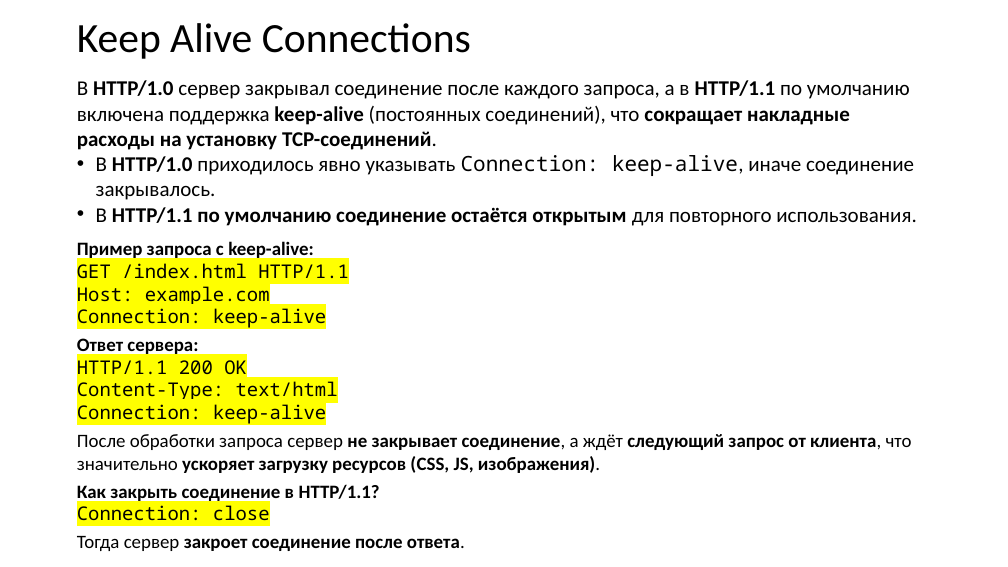
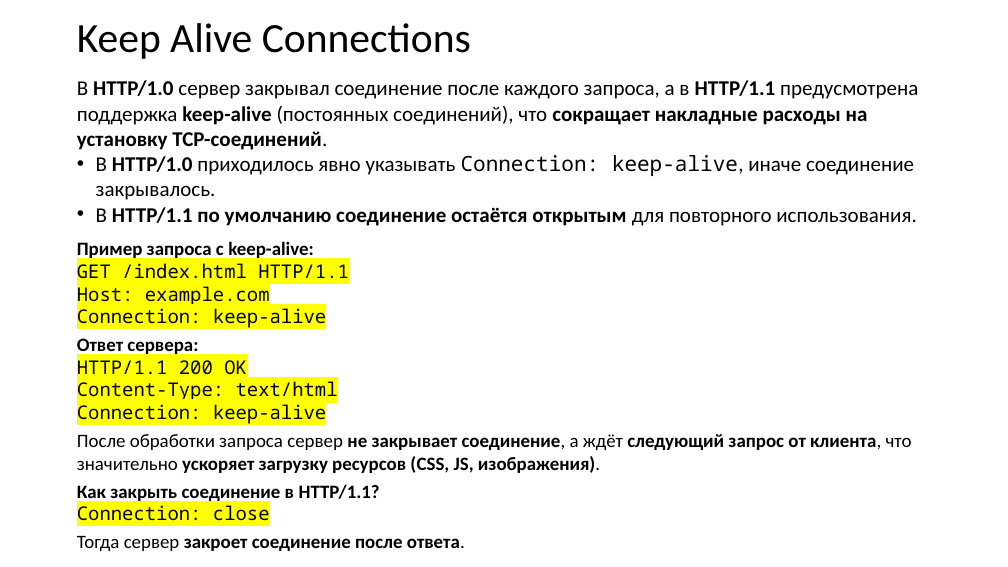
Before and after one commit to xtrueman/network_programming, a slide deck: slide 37 of HTTP-proto.pptx (slide 35 before the commit). Drawn at 1008x567 pixels with LibreOffice and Linux fonts; fonts in the diff are those of the drawing. Boxes give left, top, right and bottom in pixels: in the first picture for what was removed or moved away, otherwise in the second. Text is boxed around its words. In the diff, an @@ line names an element or a change of style, - is before the commit and + after.

Commit message:
HTTP

```diff
--- a/HTTP-proto.pptx
+++ b/HTTP-proto.pptx
@@ text at [77, 80, 918, 150]: text changed @@
-В HTTP/1.0 сервер закрывал соединение после каждого запроса, а в HTTP/1.1 по умолчанию включена поддержка keep-alive (постоянных соединений), что сокращает накладные расходы на установку TCP-соединений.
+В HTTP/1.0 сервер закрывал соединение после каждого запроса, а в HTTP/1.1 предусмотрена поддержка keep-alive (постоянных соединений), что сокращает накладные расходы на установку TCP-соединений.
```
Also in this commit, not shown: 28 other slides changed, 3 slides added, 1 other file.
